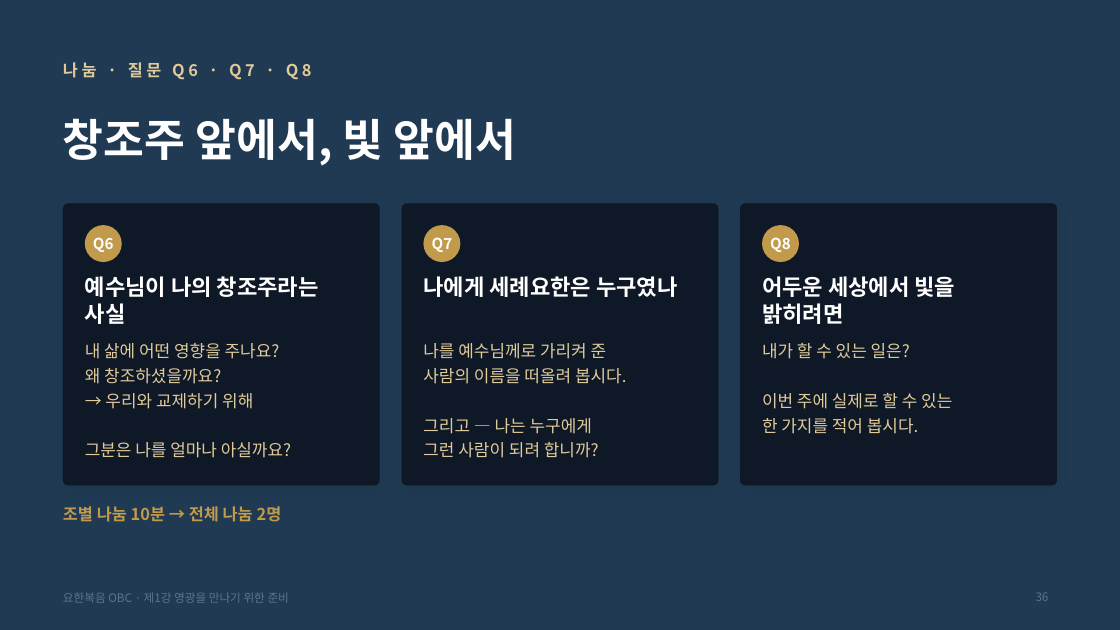
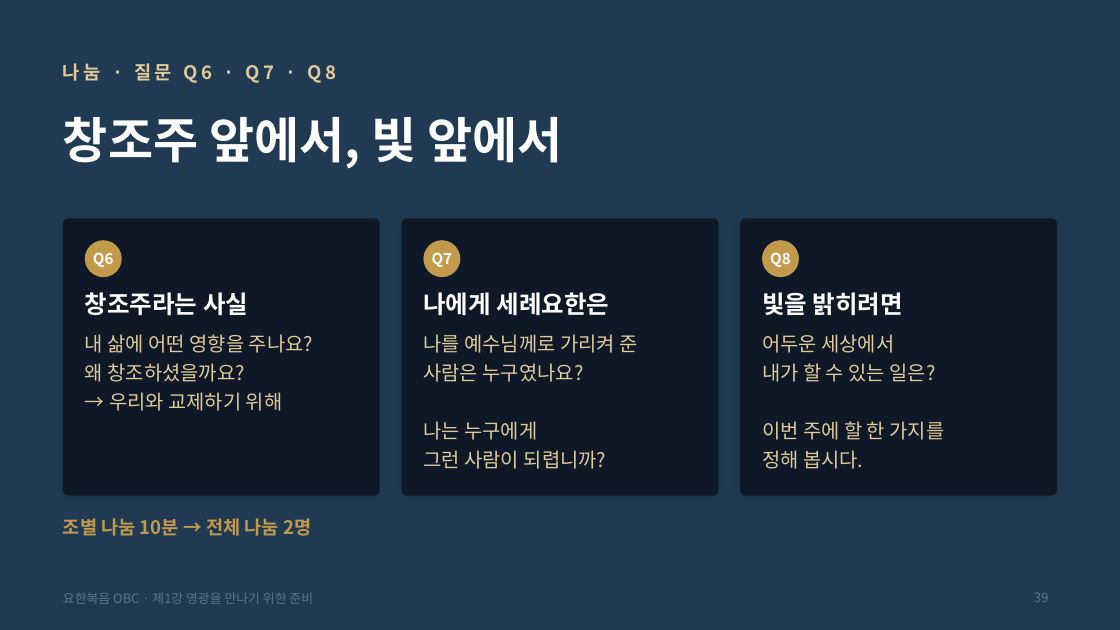
Before and after one commit to mio-modu/bible_GospelofJohn, a slide deck: slide 39 of dist/요한복음_1강_영광을_만나기_위한_준비.pptx (slide 36 before the commit). Drawn at 1120x630 pixels with LibreOffice and Linux fonts; fonts in the diff are those of the drawing. Boxes give left, top, right and bottom in pixels: in the first picture for what was removed or moved away, otherwise in the second. Text is boxed around its words. In the diff, an @@ line names an element or a change of style, - is before the commit and + after.

```diff
--- a/dist/요한복음_1강_영광을_만나기_위한_준비.pptx
+++ b/dist/요한복음_1강_영광을_만나기_위한_준비.pptx
@@ text "나눔 · 질문 Q6 · ..." at [63,63,172,81]: size 14 to 16 pt @@
@@ title "창조주 앞에서, 빛 앞에서" at [63,117,563,169]: size 38 to 42 pt @@
@@ rounded rectangle: place and size @@
-rounded rectangle at [63,203,380,486]
+rounded rectangle at [63,218,380,496]
@@ rounded rectangle: place and size @@
-rounded rectangle at [402,203,718,486]
+rounded rectangle at [402,218,718,496]
@@ rounded rectangle: place and size @@
-rounded rectangle at [740,203,1057,486]
+rounded rectangle at [740,218,1057,496]
@@ 4 texts, 3 ellipses: place and size @@
-4 texts, 3 ellipses at [63,225,799,522]
+4 texts, 3 ellipses at [63,240,799,536]
@@ text at [85,292,248,316]: text changed; size 19 to 21 pt @@
-예수님이 나의 창조주라는 사실
+창조주라는 사실
@@ text at [423,292,610,315]: text changed; size 19 to 21 pt @@
-나에게 세례요한은 누구였나
+나에게 세례요한은
@@ text at [762,292,903,316]: text changed; size 19 to 21 pt @@
-어두운 세상에서 빛을 밝히려면
+빛을 밝히려면
@@ text "내 삶에 어떤 영향을 주나요?": place and size @@
-text "내 삶에 어떤 영향을 주나요?" at [85,343,291,458]
+text "내 삶에 어떤 영향을 주나요?" at [85,334,313,411]
@@ text "내 삶에 어떤 영향을 주나요?" at [85,334,313,411]: size 14.5 to 17 pt @@
@@ text "나를 예수님께로 가리켜 준": place and size @@
-text "나를 예수님께로 가리켜 준" at [423,343,626,458]
+text "나를 예수님께로 가리켜 준" at [423,334,638,469]
@@ text "어두운 세상에서": place and size @@
-text "어두운 세상에서" at [762,343,952,434]
+text "어두운 세상에서" at [762,334,944,469]
@@ text at [423,334,638,353]: size 14.5 to 17 pt in "나를 예수님께로 가리켜 준" @@
@@ text at [762,334,894,353]: paragraph added @@
+어두운 세상에서
@@ text at [423,363,607,469]: text changed; size 14.5 to 17 pt @@
-사람의 이름을 떠올려 봅시다.
-그리고 — 나는 누구에게
-그런 사람이 되려 합니까?
+사람은 누구였나요?
+나는 누구에게
+그런 사람이 되렵니까?
@@ text at [762,363,935,382]: size 14.5 to 17 pt in "내가 할 수 있는 일은?" @@
@@ text at [85,442,291,458]: paragraph removed @@
-그분은 나를 얼마나 아실까요?
@@ text at [762,421,944,469]: text changed; size 14.5 to 17 pt @@
-이번 주에 실제로 할 수 있는
-한 가지를 적어 봅시다.
+이번 주에 할 한 가지를
+정해 봅시다.
@@ text "조별 나눔 10분 → 전체 ..." at [63,518,311,536]: size 14 to 16 pt @@
@@ text "요한복음 OBC · 제1강 영광을 ..." at [63,593,313,604]: size 10 to 11 pt @@
@@ page number at [1034,593,1048,602]: text changed; size 10 to 11 pt @@
-36
+39
```
Also in this commit, not shown: 43 other slides changed, 4 slides added, 8 other files.
